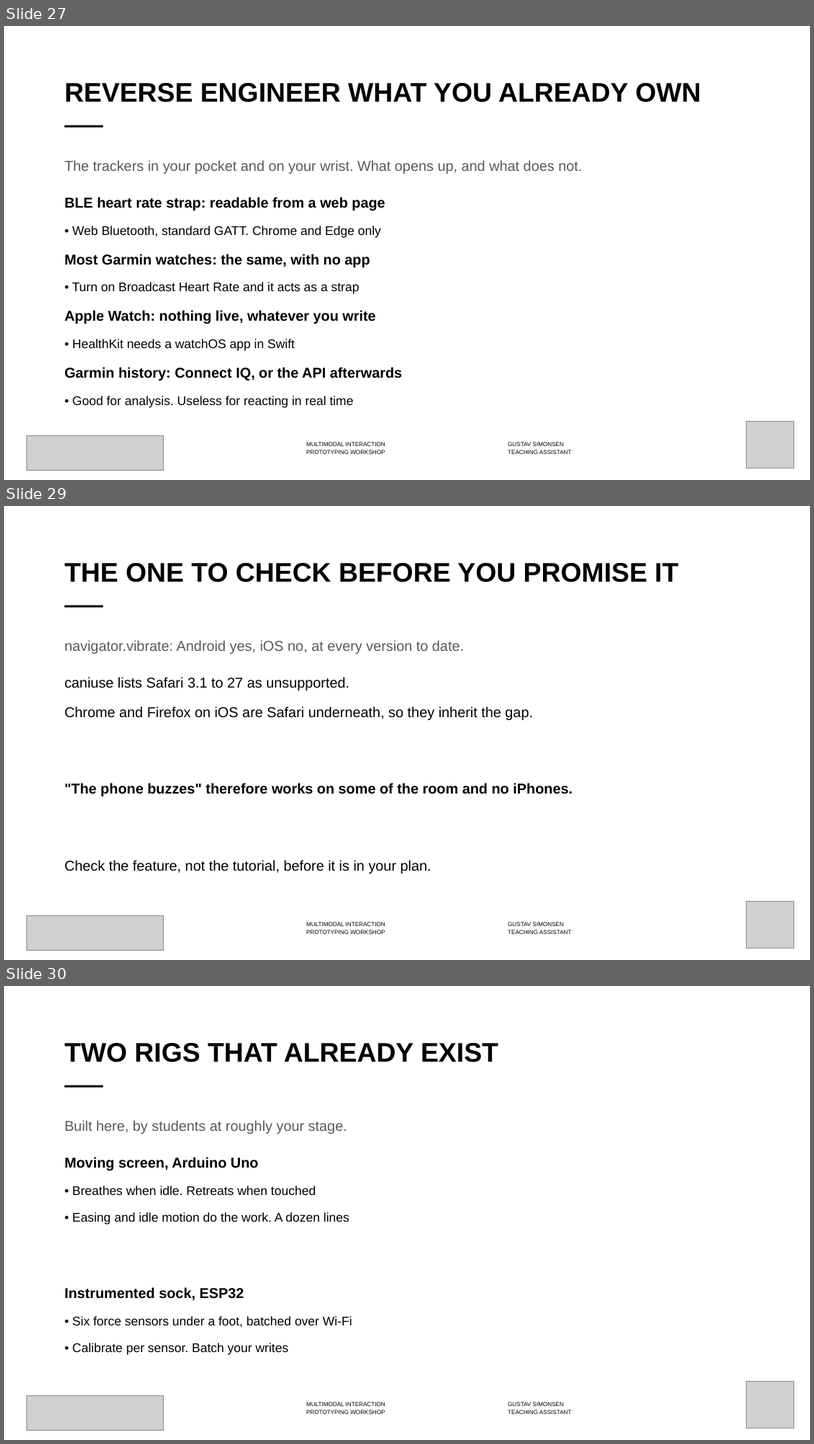
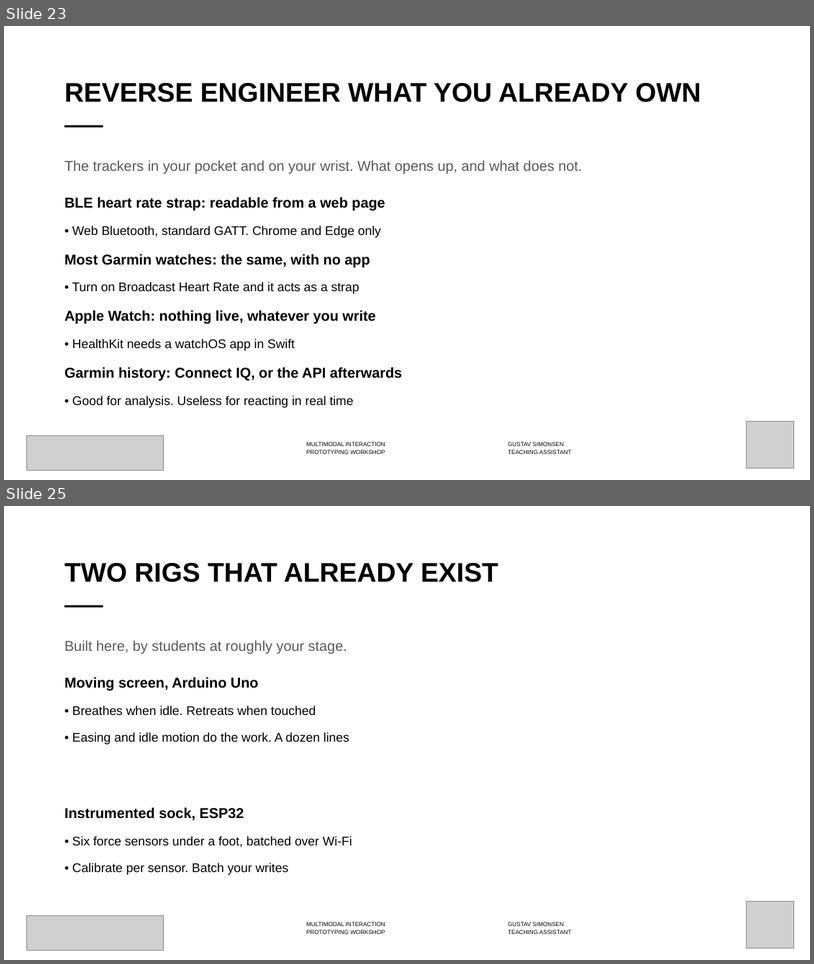
Before and after one commit to labtools-au/multimodal-actuator-workshop, a slide deck: docs/multimodal-actuator-workshop.pptx. Shown one above the other, each under a label of ours: slides 27, 29 and 30 before the commit, slides 23 and 25 after it; the slides between them are not shown. The pictures are 814x1444 and 814x964 pixels, drawn with LibreOffice and Linux fonts; fonts in the diff are those of the drawing; grey boxes stand for pictures; background and template pictures are left out. Boxes give left, top, right and bottom in pixels: in the first picture for what was removed or moved away, otherwise in the second. Text is boxed around its words. In the diff, an @@ line names an element or a change of style, - is before the commit and + after.

```diff
--- a/docs/multimodal-actuator-workshop.pptx
+++ b/docs/multimodal-actuator-workshop.pptx
@@ slide 29 removed at [4, 506, 810, 960], background #FFFFFF; not listed: 3 template elements that a slide beside it also shows @@
@@ title removed at [64, 563, 679, 582] @@
-THE ONE TO CHECK BEFORE YOU PROMISE IT
@@ text removed at [64, 640, 573, 873] @@
-navigator.vibrate: Android yes, iOS no, at every version to date.
-caniuse lists Safari 3.1 to 27 as unsupported.
-Chrome and Firefox on iOS are Safari underneath, so they inherit the gap.
-"The phone buzzes" therefore works on some of the room and no iPhones.
-Check the feature, not the tutorial, before it is in your plan.
@@ picture removed at [27, 915, 164, 950] @@
@@ picture removed at [747, 901, 794, 948] @@
@@ what was slide 27 is now slide 23 @@
@@ what was slide 30 is now slide 25 @@
```
Also in this commit, not shown: 3 slides changed, 5 other slides removed, 4 other files.
